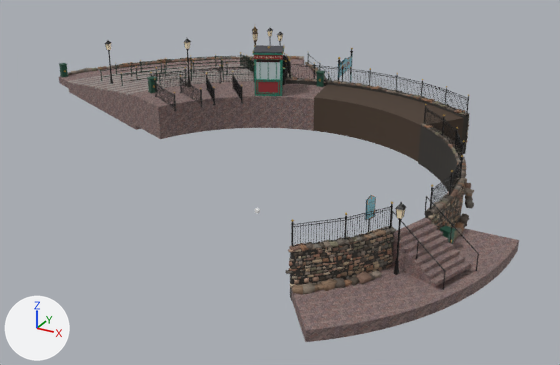
An edit to the FBX model models/AR_Pagode/exports/AR_Pagode_omgeving.fbx, drawn before and after from the same camera.
One viewpoint serves both versions: a 50 mm lens placed at (19.9, -33.6, 16.8), pointed at (-2.1, 6.5, -3.2). The axes (+X, +Y, +Z) are drawn at lower left. The lights are the same throughout. The older version comes first. Vertices at exactly the same position are counted once.

In view in the first picture: 'PG_aarde_0_om', 'PG_glas_0_om', 'PG_graniet_0_om', 'PG_hek_0_om', 'PG_hek_1_om', 'PG_klinker_0_om', 'PG_reling_0_om', 'PG_steen_3_om', 'PG_steen_4_om', 'PG_steen_6_om', 'PG_steen_7_om', 'PG_voeg_0_om' and 14 more.
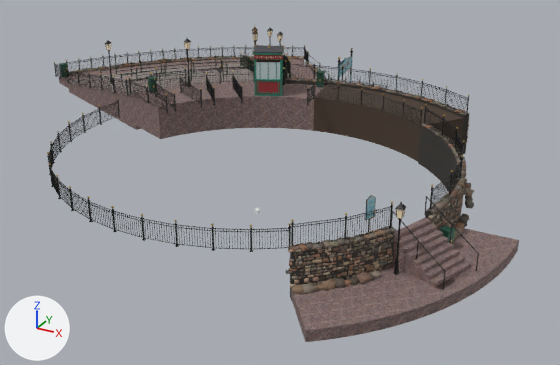
Pixel boxes [x1, y1, x2, y2] of what changed, in the pictures (560 x 365 px):
'PG_hek_2_om', added: after [47, 75, 423, 252]
'PG_hek_1_om', reshaped (31% wider, 12% taller): before [154, 73, 479, 290]; after [54, 46, 479, 290]
part 1 of me_pg_hek_1_om, added: after [54, 46, 309, 91]

Edits to the bpy script that builds the scene:
```text
Change me_pg_hek_1_om:
    used by ob_pg_hek_1_om; location = (0.0, 0.0, 0.0)
    remove me_pg_hek_1_om.from_pydata(...)  # 1768 vertices, 2724 faces; spans x -11.2..13.2, y -5.8..10.1, z -0.4..3.1
    add me_pg_hek_1_om.from_pydata(...)  # 6109 vertices, 9372 faces; spans x -24.8..13.2, y -5.8..25.1, z -0.4..3.1
    me_pg_hek_1_om part 1: 3789 vertices added at x -24.8..-8.7, y 6.4..25.1, z -0.4..1.9
    other edits to the shape of me_pg_hek_1_om do not show in these pictures
Add me_pg_hek_2_om:
    me_pg_hek_2_om.from_pydata(...)  # 4857 vertices, 7412 faces; spans x -17.1..6.6, y -10.7..10.7, z 0.6..2.4
    me_pg_hek_2_om.materials.append(mat_pg_hek)  # black #272727
Add ob_pg_hek_2_om:
    ob_pg_hek_2_om = bpy.data.objects.new('PG_hek_2_om', me_pg_hek_2_om)
    ob_pg_hek_2_om.location = (0.0, 0.0, 0.0)
```
